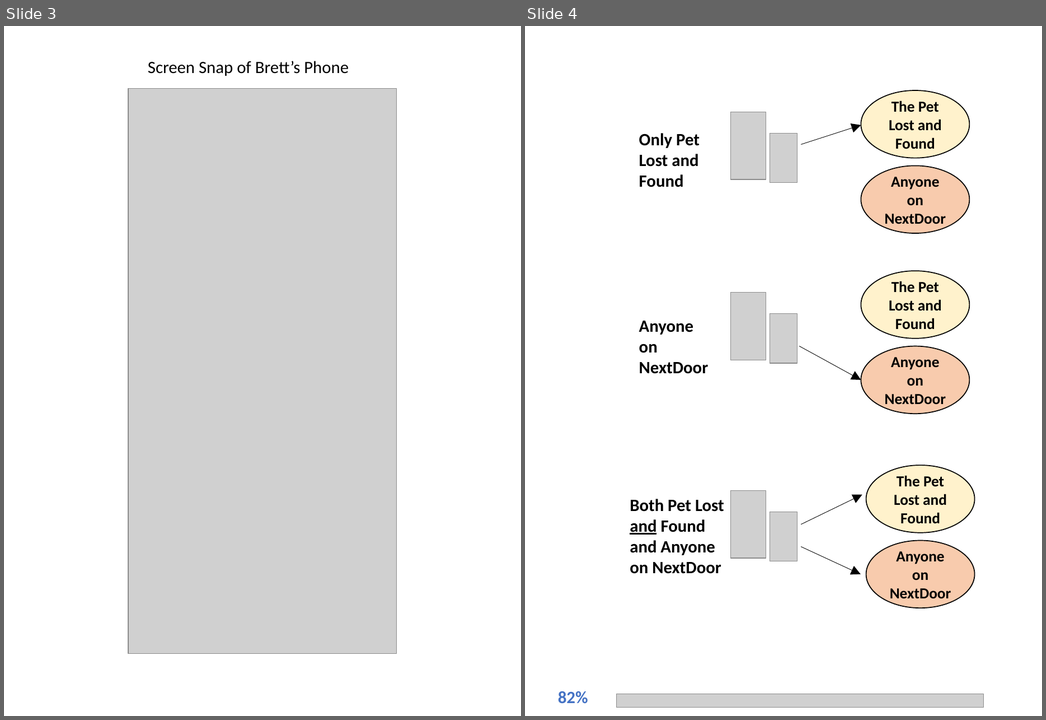
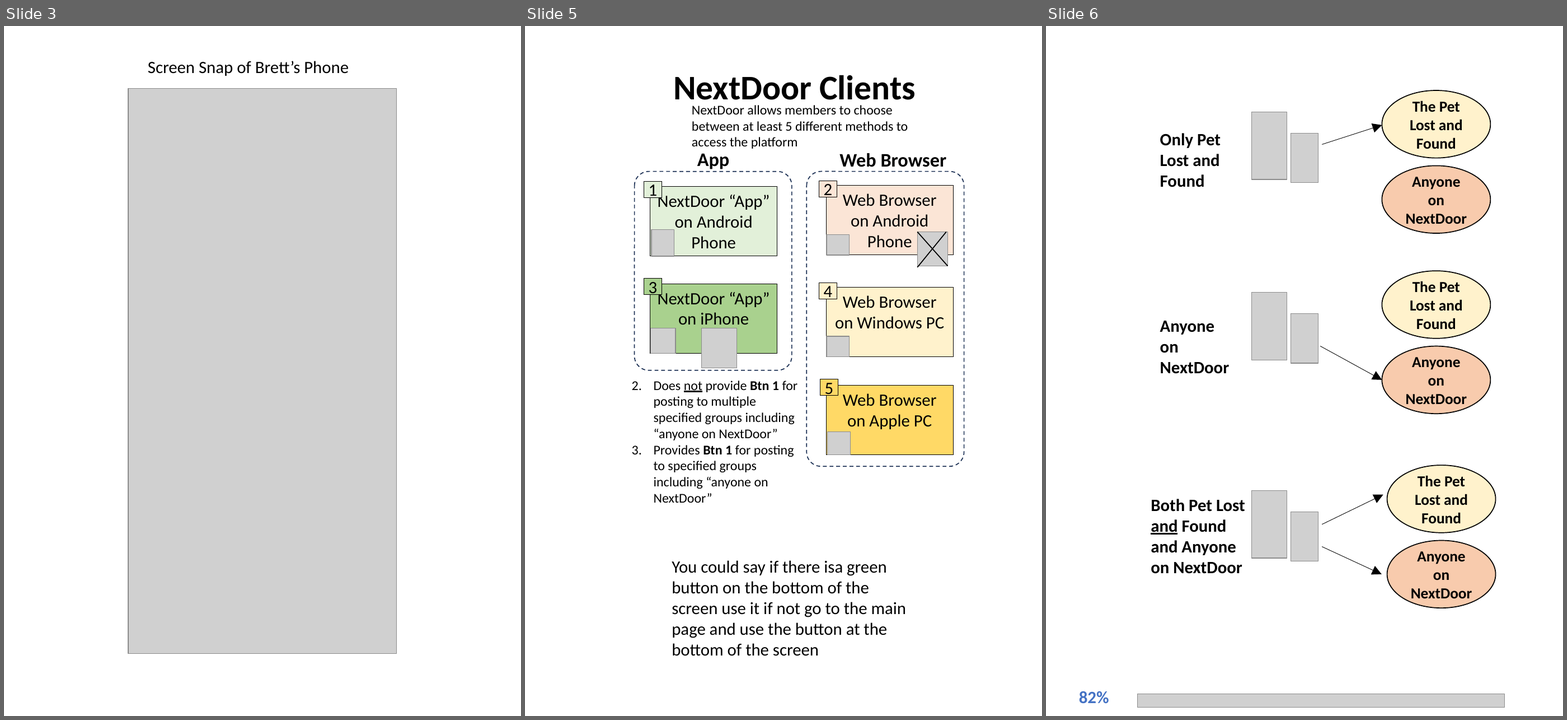
Before and after one commit to nbk5876/nbk5876.github.io, a slide deck: image/howToPost.pptx. Shown side by side, each under a label of ours: slides 3 and 4 before the commit, slides 3, 5 and 6 after it; the slides between them are not shown. The pictures are 1046x720 and 1567x720 pixels, drawn with LibreOffice and Linux fonts; fonts in the diff are those of the drawing; grey boxes stand for pictures. Boxes give left, top, right and bottom in pixels: in the first picture for what was removed or moved away, otherwise in the second. Text is boxed around its words. In the diff, an @@ line names an element or a change of style, - is before the commit and + after.

```diff
--- a/image/howToPost.pptx
+++ b/image/howToPost.pptx
@@ slide 5 added at (525, 26, 1042, 716), background #FFFFFF @@
@@ text added at (673, 75, 916, 108), 36 pt, text #000000, bold @@
+NextDoor Clients
@@ text added at (692, 105, 908, 149), 14 pt, text #000000 @@
+NextDoor allows members to choose between at least 5 different methods to access the platform
@@ text added at (697, 153, 729, 169), 20 pt, text #000000, bold @@
+App
@@ text added at (840, 153, 947, 172), 20 pt, text #000000, bold @@
+Web Browser
@@ rounded rectangle added at (635, 172, 792, 370), outline #1E3256 1 pt dashed @@
@@ rounded rectangle added at (807, 172, 965, 466), outline #1E3256 1 pt dashed @@
@@ rectangle added at (644, 181, 662, 198), fill #E2F0D9, outline #000000 0.75 pt @@
@@ text added at (649, 184, 658, 201), 18 pt, text #000000 @@
+1
@@ rectangle added at (650, 187, 777, 256), fill #E2F0D9, outline #000000 0.75 pt, 18 pt, text #000000 @@
+NextDoor “App” on Android Phone
@@ rectangle added at (819, 181, 837, 197), fill #FBE5D6, outline #000000 0.75 pt @@
@@ text added at (824, 184, 833, 200), 18 pt, text #000000 @@
+2
@@ rectangle added at (826, 186, 953, 255), fill #FBE5D6, outline #000000 0.75 pt, 18 pt, text #000000 @@
+Web Browser on Android Phone
@@ picture added at (651, 229, 674, 256) @@
@@ picture added at (827, 234, 850, 255) @@
@@ picture added at (918, 232, 948, 266) @@
@@ line added from (918, 232) to (948, 266), #000000 1 pt @@
@@ line added from (947, 232) to (918, 267), #000000 1 pt @@
@@ rectangle added at (644, 279, 662, 295), fill #A9D18E, outline #000000 0.75 pt @@
@@ text added at (649, 282, 658, 298), 18 pt, text #000000 @@
+3
@@ rectangle added at (650, 284, 777, 354), fill #A9D18E, outline #000000 0.75 pt, 18 pt, text #000000 @@
+NextDoor “App” on iPhone
@@ rectangle added at (819, 282, 837, 299), fill #FFF2CC, outline #000000 0.75 pt @@
@@ text added at (824, 282, 833, 302), 18 pt, text #000000 @@
+4
@@ rectangle added at (826, 288, 953, 357), fill #FFF2CC, outline #000000 0.75 pt, 18 pt, text #000000 @@
+Web Browser on Windows PC
@@ picture added at (650, 328, 676, 353) @@
@@ picture added at (701, 328, 737, 368) @@
@@ picture added at (827, 336, 850, 357) @@
@@ text added at (632, 380, 798, 503), 14 pt, text #000000 @@
+2. Does not provide Btn 1 for posting to multiple specified groups including “anyone on NextDoor”
+3. Provides Btn 1 for posting to specified groups including “anyone on NextDoor”
@@ rectangle added at (820, 379, 838, 396), fill #FFD966, outline #000000 0.75 pt @@
@@ text added at (825, 383, 834, 398), 18 pt, text #000000 @@
+5
@@ rectangle added at (826, 386, 953, 455), fill #FFD966, outline #000000 0.75 pt, 18 pt, text #000000 @@
+Web Browser on Apple PC
@@ picture added at (828, 431, 851, 454) @@
@@ text added at (672, 560, 907, 656), 18 pt, text #000000 @@
+You could say if there isa green button on the bottom of the screen use it if not go to the main page and use the button at the bottom of the screen
@@ what was slide 4 is now slide 6 @@
```
Also in this commit, not shown: 1 other slide added.
